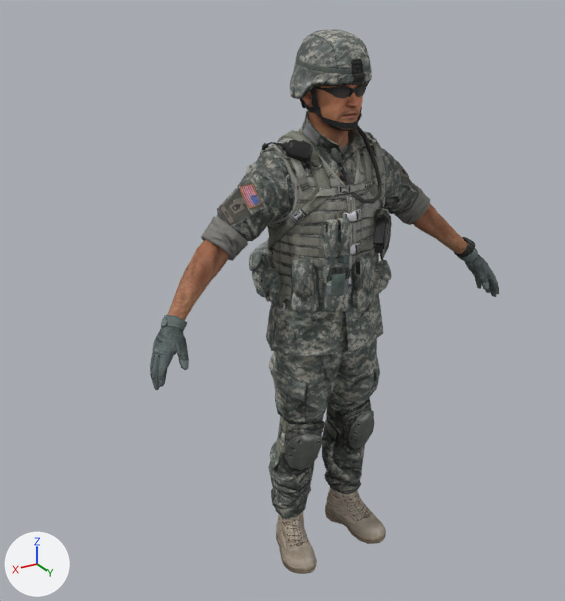
The glTF model godot/assets/character/Survivor.glb, before and after one commit.
Both versions are drawn from a camera (50 mm lens) standing at (1.381, 2.028, 2.023) and looking at (0.105, -0.097, 0.96). The axes (+X, +Y, +Z) are drawn at lower left. The lights are the same throughout. The picture after the commit comes second. Vertices at exactly the same position are counted once.

The first picture shows 'sm004_hipoly_81_bones'.
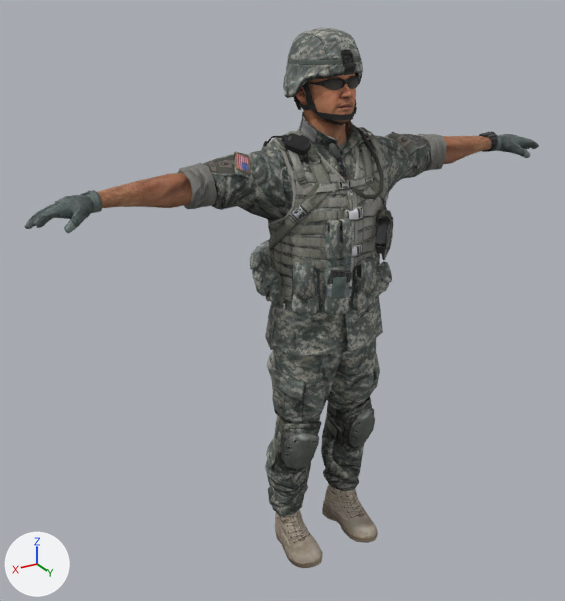
Pixel boxes [x1, y1, x2, y2] of what changed, in the pictures (565 x 601 px; the box of a moved part takes in the faces that stretch with it):
'sm004_hipoly_81_bones', reshaped (47% wider)
    before: [150, 29, 499, 574]
    after: [25, 28, 539, 568]
part 1 of me_mesh, moved or reshaped
    before: [284, 150, 310, 191]
    after: [283, 142, 307, 185]
part 2 of me_mesh, moved or reshaped
    before: [368, 137, 383, 178]
    after: [364, 131, 384, 172]
part 3 of me_mesh, moved or reshaped
    before: [314, 84, 366, 97]
    after: [306, 76, 359, 88]
part 4 of me_mesh, moved or reshaped
    before: [331, 87, 351, 98]
    after: [324, 79, 343, 90]
part 5 of me_mesh, moved or reshaped
    before: [356, 85, 366, 97]
    after: [348, 77, 358, 89]
part 6 of me_mesh, moved or reshaped
    before: [290, 29, 372, 99]
    after: [283, 28, 363, 98]
part 7 of me_mesh, moved or reshaped
    before: [309, 86, 318, 109]
    after: [302, 81, 313, 104]
part 8 of me_mesh, moved or reshaped (mostly hidden)
    before: [300, 99, 306, 108]
    after: [294, 99, 301, 110]
part 9 of me_mesh, moved or reshaped
    before: [304, 102, 321, 113]
    after: [298, 100, 316, 110]
part 10 of me_mesh, moved or reshaped
    before: [150, 59, 499, 574]
    after: [25, 49, 539, 568]

What the commit changed:
me_mesh is used by ob_sm004_hipoly_81_bones; location (0.0, 0.0, 0.0).
me_mesh had 7928 vertices, 15517 faces and spanned x -0.68..0.68, y -0.25..0.21, z 0.0..1.85.
me_mesh now has 7928 vertices, 15517 faces and spans x -0.95..0.95, y -0.24..0.22, z -0.01..1.85.
me_mesh part 1: the loose piece of 32 vertices spanning x 0.13..0.17, y 0.01..0.1, z 1.4..1.52 is moved by (0.0, -0.01, 0.02).
me_mesh part 2: the loose piece of 32 vertices spanning x -0.17..-0.13, y 0.01..0.1, z 1.4..1.52 is moved by (0.0, -0.01, 0.02).
me_mesh part 3: the loose piece of 187 vertices spanning x -0.09..0.09, y -0.02..0.13, z 1.67..1.7 is turned 9 degrees about the x axis through its middle, then moved by (0.0, -0.04, 0.01).
me_mesh part 4: the loose piece of 34 vertices spanning x 0.01..0.06, y 0.1..0.13, z 1.66..1.7 is moved by (0.0, -0.04, 0.02).
me_mesh part 5: the loose piece of 34 vertices spanning x -0.06..-0.01, y 0.1..0.13, z 1.66..1.7 is moved by (0.0, -0.04, 0.02).
me_mesh part 6: the loose piece of 289 vertices spanning x -0.12..0.12, y -0.12..0.15, z 1.65..1.85 is turned 9 degrees about the x axis through its middle, then moved by (0.0, -0.05, 0.0).
me_mesh part 7: the loose piece of 42 vertices spanning x 0.08..0.1, y 0.04..0.06, z 1.63..1.71 is moved by (0.0, -0.04, 0.01).
me_mesh part 8: the loose piece of 44 vertices spanning x 0.04..0.07, y -0.09..-0.06, z 1.61..1.69 is moved by (0.0, -0.03, -0.01).
me_mesh part 9: the loose piece of 25 vertices spanning x 0.05..0.08, y -0.05..0.06, z 1.61..1.65 is moved by (0.0, -0.03, 0.0).
me_mesh part 10: 6090 of 7928 vertices moved; they spanned x -0.68..0.68, y -0.25..0.21, z 0.0..1.8 and now span x -0.95..0.95, y -0.24..0.22, z -0.01..1.8; mean shift (0.0, -0.03, 0.07); largest move (-0.67, 0.14, 0.89) -> (-0.95, 0.0, 1.39).
Other edits to the shape of me_mesh do not show in these pictures.
